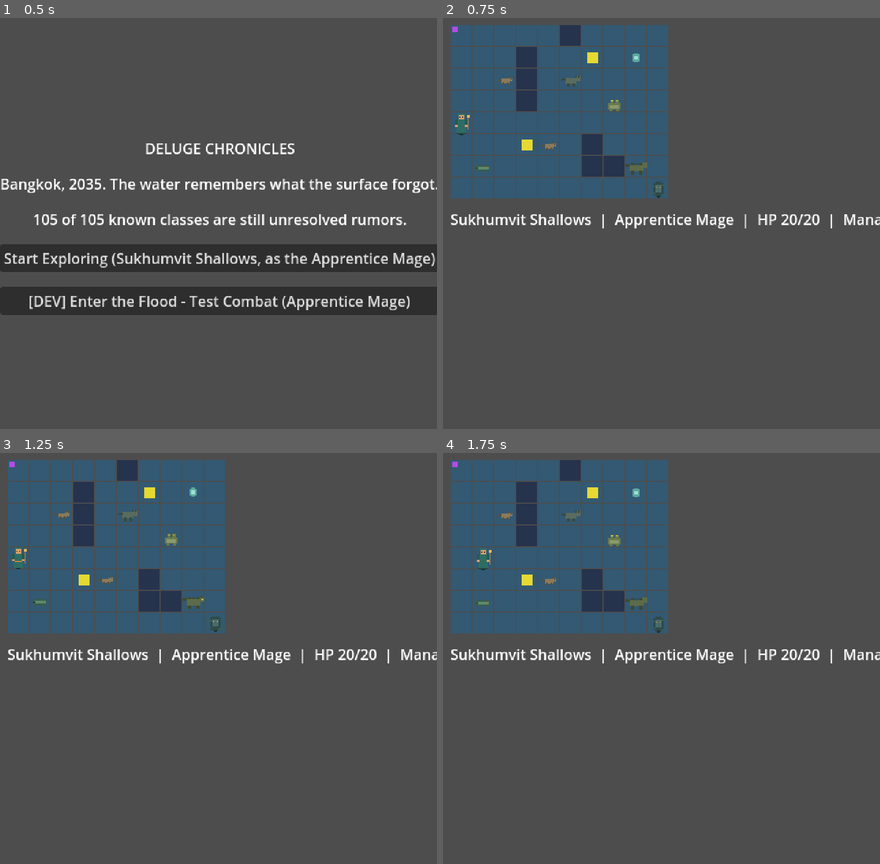
Above: before the commit, frames 1-4 (two rows, left to right).
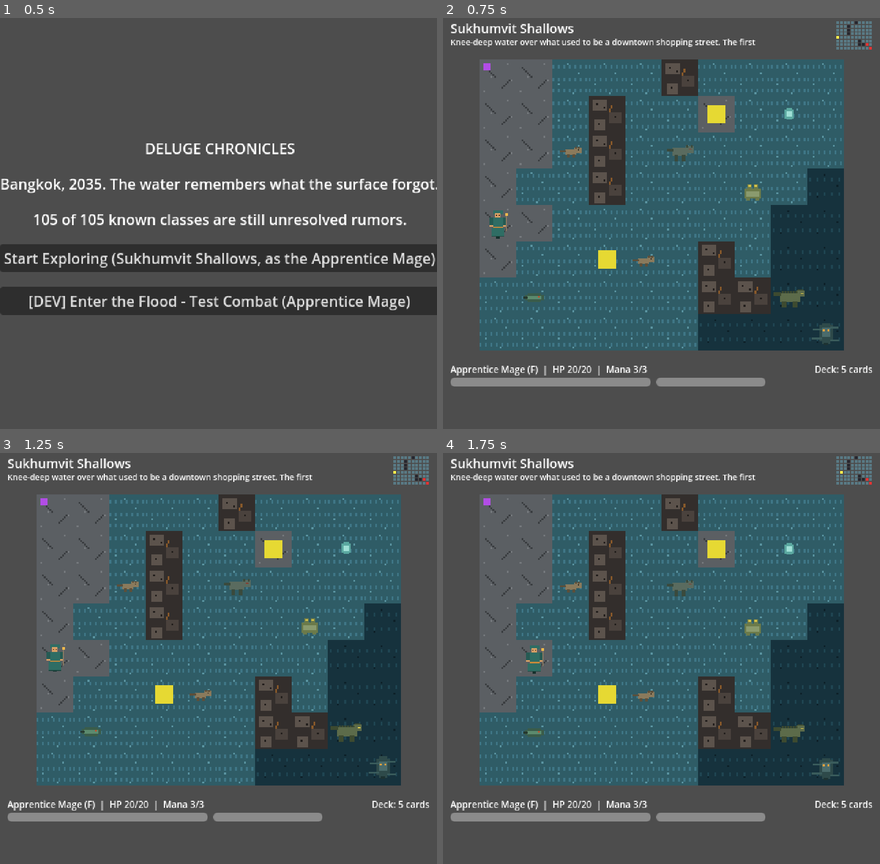
Above: after the commit, the same moments.

Repository: LupangSyS/PulseAI
Game: Godot game, scene res://scenes/main_menu.tscn
Two runs of this game, one before a commit and one after it. Both use one fixed random seed, a clock stepped at 60 frames per second and the inputs below.
Inputs:
- Up to frame 1 (0.5 s): no input
- Up to frame 2 (0.75 s): click "Start Exploring (Sukhumvit Sh…" at 0.5 s
- Up to frame 3 (1.25 s): no input
- Up to frame 4 (1.75 s): hold Right (ui_right) from 1.28 s (still down)

Frame 1 is identical in both runs. In frame 2, 58% of the frame differs, in the area x 1-100%, y 0-90%; in frame 3, 58%; in frame 4, 58%.

Commit message:
Add tile-based overworld rendering, piloted on Sukhumvit Shallows
First step of the RPG-Maker-style visual rebuild the user asked for:
original tile art and a real map/HUD, not literal assets from the
reference games (Final Fantasy/Zelda/RPG Maker), and piloted on one
zone before rolling out to the other 31 locations.

- tools/gen_tiles.py generates a 40x40 tileset (shallow water, deep
  water, wet pavement, rubble) using the same region-fill/real-alpha
  approach as the character sprite generator, themed to our own flooded
  Bangkok setting.
- scripts/util/tile_loader.gd builds a real Godot TileSet/TileMap from
  that tileset in code (no hand-authored .tscn resource).
- DistrictData gets a new `terrain` field (one legend string per row,
  purely cosmetic - collision still always comes from blocked_cells).
  Sukhumvit Shallows is the first district with a full 8-row layout:
  drier pavement near the entrance, shallow water as the base flood
  terrain, deeper water pooling toward the boss corner, rubble marking
  the actual blocked cells. Any district without `terrain` data (every
  other one right now) falls back to the original flat-color grid -
  same safe-fallback pattern used for sprites.
- Rebuilt the overworld HUD: a district name/description banner and a
  live minimap (dot-grid, player marker, red mini-boss/boss markers)
  top; HP/resource bars, deck-size counter, message log, and inventory
  row bottom. CELL_SIZE grew 24->40 and the grid's screen position is
  now computed per-district instead of a fixed offset.
- Fixed a real bug this surfaced: _build_grid()'s cleanup only called
  queue_free() (deferred), so a same-frame rebuild could briefly see
  stale children alongside new ones - now remove_child() runs first,
  same fix already applied to combat.gd's card tray.

Known gap, documented in GDD.md: no camera/scroll system yet, so a
district's grid must fit within the viewport - true for Sukhumvit
Shallows (10x8), not guaranteed for bigger districts. That's next
before giving the other 31 locations tile art.

Validated headlessly: the tile-rendering path, the flat-grid fallback
path (simulating a district with no terrain data), every HUD element's
on-screen bounds, and that movement/encounters/item pickup are
unaffected, on top of the full overworld<->combat end-to-end flow.

Co-Authored-By: Claude Sonnet 5 <noreply@anthropic.com>
Claude-Session: https://claude.ai/code/session_01P5dwagSojk6u8oWg1L4kN1

Diff:
--- a/data/districts.json
+++ b/data/districts.json
@@ -12,6 +12,16 @@
       [3, 1], [3, 2], [3, 3],
       [6, 5], [6, 6], [7, 6],
       [5, 0]
+    ],
+    "terrain": [
+      "ppsssrssss",
+      "ppsrsspsss",
+      "ppsrssssss",
+      "pssrsssssw",
+      "ppssssssww",
+      "psssssrsww",
+      "ssssssrrww",
+      "sssssswwww"
     ],
     "monster_spawns": [
       {"monster_id": "silt_rat", "cell": [2, 2], "respawn_seconds": 20},
--- a/scripts/data/district_data.gd
+++ b/scripts/data/district_data.gd
@@ -23,6 +23,15 @@
 var boss_spawn: Dictionary # {monster_id, cell:[x,y]} or {} if none
 var item_spawns: Array # Array[Dictionary] {item_id, cell:[x,y]}
 var events: Array # Array[Dictionary] {cell:[x,y], text, repeatable}
+
+## Optional visual terrain: one string per row (top to bottom), one
+## legend character per column - see overworld.gd's TERRAIN_LEGEND. Purely
+## cosmetic; collision always comes from blocked_cells regardless of what
+## a cell's terrain character says. Empty (the default for every district
+## that hasn't been authored yet) means "no tile art yet" and overworld.gd
+## falls back to its plain colored-grid rendering, the same fallback
+## pattern used for character/monster sprites.
+var terrain: Array # Array[String]
 
 static func from_dict(data: Dictionary) -> DistrictData:
 	var d := DistrictData.new()
@@ -55,4 +64,8 @@
 	for event in data.get("events", []):
 		d.events.append(event)
 
+	d.terrain = []
+	for row in data.get("terrain", []):
+		d.terrain.append(String(row))
+
 	return d
--- /dev/null
+++ b/scripts/overworld/minimap.gd
@@ -0,0 +1,45 @@
+class_name Minimap
+extends Control
+
+## A small top-down dot-grid of the current district: blocked cells dark,
+## open cells lighter, mini-boss/boss cells (while still present) marked
+## red, and the player a bright marker. Lets the player get their bearings
+## without a real camera/scroll system, which the overworld doesn't have
+## yet - see overworld.gd's doc comment on why grids bigger than the
+## viewport are a known follow-up, not solved here.
+
+const CELL_PX := 4
+
+var district: DistrictData
+var player_cell: Vector2i
+var marker_cells: Array[Vector2i] = []
+
+func setup(d: DistrictData) -> void:
+	district = d
+	custom_minimum_size = Vector2(d.grid_width * CELL_PX, d.grid_height * CELL_PX)
+
+func update_player(cell: Vector2i) -> void:
+	player_cell = cell
+	queue_redraw()
+
+func set_markers(cells: Array[Vector2i]) -> void:
+	marker_cells = cells
+	queue_redraw()
+
+func _draw() -> void:
+	if district == null:
+		return
+	for y in district.grid_height:
+		for x in district.grid_width:
+			var blocked := false
+			for b in district.blocked_cells:
+				if b[0] == x and b[1] == y:
+					blocked = true
+					break
+			var color: Color = Color(0.15, 0.15, 0.18) if blocked else Color(0.35, 0.48, 0.52)
+			draw_rect(Rect2(x * CELL_PX, y * CELL_PX, CELL_PX - 1, CELL_PX - 1), color)
+
+	for m in marker_cells:
+		draw_rect(Rect2(m.x * CELL_PX, m.y * CELL_PX, CELL_PX - 1, CELL_PX - 1), Color(0.9, 0.2, 0.2))
+
+	draw_rect(Rect2(player_cell.x * CELL_PX, player_cell.y * CELL_PX, CELL_PX - 1, CELL_PX - 1), Color(1.0, 0.95, 0.3))
--- a/scripts/overworld/overworld.gd
+++ b/scripts/overworld/overworld.gd
@@ -1,11 +1,22 @@
 extends Control
 
-## A district/dungeon/dimension explored as a simple fixed-size grid (no
-## hand-authored TileMap/TileSet resource - Godot's tile resource format is
-## intricate enough that hand-writing it correctly without the editor's
-## visual tool would be a real risk; a grid of plain ColorRects is far
-## safer to get right blind and is exactly as functionally testable).
+## A district/dungeon/dimension explored as a simple fixed-size grid.
 ## Movement is grid-step (one cell per key press), not free/continuous.
+##
+## Ground rendering has two paths: if the district defines `terrain`
+## (DistrictData.terrain - a legend string per row, see TERRAIN_LEGEND
+## below), it's drawn as a real TileMap using the generated flood-city
+## tileset (tools/gen_tiles.py / TileLoader). If not, it falls back to the
+## original plain colored-rect-per-cell rendering - the same "safe
+## fallback for content that hasn't been authored yet" pattern used for
+## character/monster sprites. Collision is always driven by
+## blocked_cells regardless of which rendering path is active or what a
+## cell's terrain character says - terrain is purely cosmetic.
+##
+## Known limitation: there's no camera/scroll system yet, so a district
+## much bigger than the viewport (480x460 minus the HUD bands) will run
+## off the edges. Sukhumvit Shallows (10x8) fits; this needs solving
+## before bigger districts get tile art. Flagged in GDD.md's roadmap.
 ##
 ## All state that needs to survive the Overworld <-> Combat scene
 ## transition (change_scene_to_file destroys this scene entirely) lives on
@@ -19,16 +30,31 @@
 ## can be driven directly from a test script exactly like combat.gd's
 ## _on_card_pressed, without needing to simulate real input events.
 
-const CELL_SIZE := 24
-const GRID_OFFSET := Vector2(8, 8)
+const CELL_SIZE := 40
+const TOP_HUD_HEIGHT := 46
+const BOTTOM_HUD_HEIGHT := 80
+const VIEWPORT_WIDTH := 480
+const VIEWPORT_HEIGHT := 460
 const DEFAULT_DISTRICT_ID := "sukhumvit_shallows"
 const DEFAULT_CLASS_ID := "mage_f"
-const PLAYER_SPRITE_SCALE := 0.875 # native sprites are 32px; displays ~28px
-const MONSTER_SPRITE_SCALE := 0.75 # ~24px, matches CELL_SIZE
+const PLAYER_SPRITE_SCALE := 1.1 # native sprites are 32px; ~35px in a 40px cell
+const MONSTER_SPRITE_SCALE := 1.05
+
+## Purely cosmetic terrain legend -> TileLoader tile name. Any character
+## not in this map (or a district with no `terrain` at all) falls back to
+## the flat-color grid. Blocked cells always render as "rubble" regardless
+## of their terrain character - see _tile_name_for_cell.
+const TERRAIN_LEGEND := {
+	"s": "shallow_water",
+	"w": "deep_water",
+	"p": "wet_pavement",
+	"r": "rubble",
+}
 
 var district_id: String
 var district: DistrictData
 var player_cell: Vector2i
+var grid_offset: Vector2
 
 var active_monster_spawns: Dictionary = {} # spawn_key -> {monster_id, cell, respawn_seconds, is_unique}
 var active_items: Dictionary = {} # spawn_key -> {item_id, cell}
@@ -39,7 +65,14 @@
 
 var grid_root: Node2D
 var player_visual: Node
-var status_label: Label
+var minimap: Minimap
+
+var name_label: Label
+var desc_label: Label
+var player_stat_label: Label
+var hp_bar: ProgressBar
+var resource_bar: ProgressBar
+var deck_label: Label
 var log_label: RichTextLabel
 var inventory_container: HBoxContainer
 
@@ -51,6 +84,10 @@
 	RunState.pending_district_id = district_id
 	district = GameData.get_district(district_id)
 	player_cell = Vector2i(district.entrance_cell[0], district.entrance_cell[1])
+	grid_offset = Vector2(
+		(VIEWPORT_WIDTH - district.grid_width * CELL_SIZE) / 2.0,
+		TOP_HUD_HEIGHT,
+	)
 
 	_build_ui()
 
@@ -71,39 +108,109 @@
 	grid_root = Node2D.new()
 	add_child(grid_root)
 
-	var side_panel := VBoxContainer.new()
-	side_panel.position = Vector2(GRID_OFFSET.x, 210)
-	side_panel.size = Vector2(464, 60)
-	side_panel.add_theme_constant_override("separation", 4)
-	add_child(side_panel)
-
-	status_label = Label.new()
-	side_panel.add_child(status_label)
+	# --- Top band: district name/description banner (left) + minimap (right).
+	name_label = Label.new()
+	name_label.position = Vector2(8, 2)
+	name_label.add_theme_font_size_override("font_size", 14)
+	add_child(name_label)
+
+	desc_label = Label.new()
+	desc_label.position = Vector2(8, 20)
+	desc_label.size = Vector2(340, 18)
+	desc_label.add_theme_font_size_override("font_size", 9)
+	desc_label.autowrap_mode = TextServer.AUTOWRAP_WORD_SMART
+	desc_label.clip_text = true
+	add_child(desc_label)
+
+	minimap = Minimap.new()
+	minimap.setup(district)
+	minimap.position = Vector2(VIEWPORT_WIDTH - minimap.custom_minimum_size.x - 8, 4)
+	add_child(minimap)
+
+	# --- Bottom band: name/rank + deck count, HP/resource bars, log, items.
+	var bottom := VBoxContainer.new()
+	bottom.position = Vector2(8, VIEWPORT_HEIGHT - BOTTOM_HUD_HEIGHT)
+	bottom.size = Vector2(VIEWPORT_WIDTH - 16, BOTTOM_HUD_HEIGHT - 4)
+	bottom.add_theme_constant_override("separation", 2)
+	add_child(bottom)
+
+	var top_row := HBoxContainer.new()
+	bottom.add_child(top_row)
+	player_stat_label = Label.new()
+	player_stat_label.add_theme_font_size_override("font_size", 10)
+	player_stat_label.size_flags_horizontal = Control.SIZE_EXPAND_FILL
+	top_row.add_child(player_stat_label)
+	deck_label = Label.new()
+	deck_label.add_theme_font_size_override("font_size", 10)
+	deck_label.horizontal_alignment = HORIZONTAL_ALIGNMENT_RIGHT
+	top_row.add_child(deck_label)
+
+	var bars_row := HBoxContainer.new()
+	bars_row.add_theme_constant_override("separation", 6)
+	bottom.add_child(bars_row)
+	hp_bar = ProgressBar.new()
+	hp_bar.custom_minimum_size = Vector2(220, 10)
+	hp_bar.show_percentage = false
+	bars_row.add_child(hp_bar)
+	resource_bar = ProgressBar.new()
+	resource_bar.custom_minimum_size = Vector2(120, 10)
+	resource_bar.show_percentage = false
+	bars_row.add_child(resource_bar)
 
 	log_label = RichTextLabel.new()
-	log_label.custom_minimum_size = Vector2(0, 24)
+	log_label.custom_minimum_size = Vector2(0, 18)
 	log_label.bbcode_enabled = true
-	side_panel.add_child(log_label)
+	log_label.add_theme_font_size_override("normal_font_size", 10)
+	bottom.add_child(log_label)
 
 	inventory_container = HBoxContainer.new()
-	inventory_container.add_theme_constant_override("separation", 6)
-	side_panel.add_child(inventory_container)
+	inventory_container.add_theme_constant_override("separation", 4)
+	bottom.add_child(inventory_container)
 
 func _build_grid() -> void:
+	# remove_child (synchronous) before queue_free (deferred delete) so a
+	# same-frame rebuild doesn't briefly see stale children alongside the
+	# new ones - see combat.gd's card_grid refresh for the same fix.
 	for child in grid_root.get_children():
+		grid_root.remove_child(child)
 		child.queue_free()
 
+	if not district.terrain.is_empty() and TileLoader.has_tileset():
+		_build_tile_grid()
+	else:
+		_build_flat_grid()
+
+	player_visual = SpriteLoader.build_sprite(RunState.player_class_id, "character", Color(1, 1, 1), Vector2(CELL_SIZE - 6, CELL_SIZE - 6), PLAYER_SPRITE_SCALE)
+	grid_root.add_child(player_visual)
+
+func _tile_name_for_cell(cell: Vector2i) -> String:
+	if _is_blocked(cell):
+		return "rubble"
+	var row: String = district.terrain[cell.y] if cell.y < district.terrain.size() else ""
+	var ch: String = row[cell.x] if cell.x < row.length() else "s"
+	return TERRAIN_LEGEND.get(ch, "shallow_water")
+
+func _build_tile_grid() -> void:
+	var tile_map := TileMap.new()
+	tile_map.position = grid_offset
+	tile_map.texture_filter = CanvasItem.TEXTURE_FILTER_NEAREST
+	tile_map.tile_set = TileLoader.build_tileset()
+	for y in district.grid_height:
+		for x in district.grid_width:
+			var cell := Vector2i(x, y)
+			var atlas: Vector2i = TileLoader.atlas_coords_for(_tile_name_for_cell(cell))
+			tile_map.set_cell(0, cell, 0, atlas)
+	grid_root.add_child(tile_map)
+
+func _build_flat_grid() -> void:
 	for y in district.grid_height:
 		for x in district.grid_width:
 			var cell := Vector2i(x, y)
 			var rect := ColorRect.new()
 			rect.size = Vector2(CELL_SIZE - 1, CELL_SIZE - 1)
-			rect.position = GRID_OFFSET + Vector2(x * CELL_SIZE, y * CELL_SIZE)
+			rect.position = grid_offset + Vector2(x * CELL_SIZE, y * CELL_SIZE)
 			rect.color = Color(0.15, 0.2, 0.3) if _is_blocked(cell) else Color(0.2, 0.35, 0.45)
 			grid_root.add_child(rect)
-
-	player_visual = SpriteLoader.build_sprite(RunState.player_class_id, "character", Color(1, 1, 1), Vector2(CELL_SIZE - 6, CELL_SIZE - 6), PLAYER_SPRITE_SCALE)
-	grid_root.add_child(player_visual)
 
 func _cell_key(cell) -> String:
 	if cell is Vector2i:
@@ -111,7 +218,7 @@
 	return "%d_%d" % [cell[0], cell[1]]
 
 func _cell_to_pixel(cell: Vector2i) -> Vector2:
-	return GRID_OFFSET + Vector2(cell.x * CELL_SIZE, cell.y * CELL_SIZE)
+	return grid_offset + Vector2(cell.x * CELL_SIZE, cell.y * CELL_SIZE)
 
 func _is_blocked(cell: Vector2i) -> bool:
 	for b in district.blocked_cells:
@@ -165,6 +272,16 @@
 			continue
 		_create_event_visual(key, event)
 
+	_refresh_minimap_markers()
+
+func _refresh_minimap_markers() -> void:
+	var markers: Array[Vector2i] = []
+	for key in [_cell_key(district.miniboss_spawn.get("cell", [-1, -1])), _cell_key(district.boss_spawn.get("cell", [-1, -1]))]:
+		if active_monster_spawns.has(key):
+			var cell: Array = active_monster_spawns[key]["cell"]
+			markers.append(Vector2i(cell[0], cell[1]))
+	minimap.set_markers(markers)
+
 func _spawn_is_dead(state: Dictionary, key: String) -> bool:
 	if not state["defeated_spawns"].has(key):
 		return false
@@ -180,7 +297,7 @@
 		fallback_color = Color(0.6, 0.1, 0.5)
 	elif monster != null and monster.is_miniboss:
 		fallback_color = Color(0.9, 0.5, 0.1)
-	var visual := SpriteLoader.build_sprite(entry["monster_id"], "monster", fallback_color, Vector2(CELL_SIZE - 8, CELL_SIZE - 8), MONSTER_SPRITE_SCALE)
+	var visual := SpriteLoader.build_sprite(entry["monster_id"], "monster", fallback_color, Vector2(CELL_SIZE - 10, CELL_SIZE - 10), MONSTER_SPRITE_SCALE)
 	grid_root.add_child(visual)
 	_position_visual_at_cell(visual, Vector2i(entry["cell"][0], entry["cell"][1]))
 	monster_visuals[key] = visual
@@ -198,23 +315,25 @@
 
 func _create_item_visual(key: String, spawn: Dictionary) -> void:
 	var rect := ColorRect.new()
-	rect.size = Vector2(CELL_SIZE - 12, CELL_SIZE - 12)
+	rect.size = Vector2(CELL_SIZE - 20, CELL_SIZE - 20)
 	rect.color = Color(0.9, 0.85, 0.2)
-	rect.position = _cell_to_pixel(Vector2i(spawn["cell"][0], spawn["cell"][1])) + Vector2(6, 6)
+	rect.position = _cell_to_pixel(Vector2i(spawn["cell"][0], spawn["cell"][1])) + Vector2(10, 10)
 	grid_root.add_child(rect)
 	item_visuals[key] = rect
 
 func _create_event_visual(key: String, event: Dictionary) -> void:
 	var rect := ColorRect.new()
-	rect.size = Vector2(6, 6)
+	rect.size = Vector2(8, 8)
 	rect.color = Color(0.7, 0.3, 0.9)
-	rect.position = _cell_to_pixel(Vector2i(event["cell"][0], event["cell"][1])) + Vector2(2, 2)
+	rect.position = _cell_to_pixel(Vector2i(event["cell"][0], event["cell"][1])) + Vector2(4, 4)
 	grid_root.add_child(rect)
 	event_visuals[key] = rect
 
 func _update_player_visual() -> void:
 	if player_visual != null:
 		_position_visual_at_cell(player_visual, player_cell)
+	if minimap != null:
+		minimap.update_player(player_cell)
 
 func _unhandled_input(event: InputEvent) -> void:
 	if event.is_action_pressed("ui_up"):
@@ -334,6 +453,8 @@
 				active_monster_spawns[key] = entry
 				_create_monster_visual(key, entry)
 				break
+	if not newly_alive.is_empty():
+		_refresh_minimap_markers()
 
 func _use_item(item_id: String) -> void:
 	if not RunState.inventory.has(item_id) or RunState.inventory[item_id] <= 0:
@@ -353,11 +474,24 @@
 
 func _refresh_status() -> void:
 	var p: Combatant = RunState.player
-	status_label.text = "%s  |  %s  |  HP %d/%d  |  %s %d/%d" % [
-		district.display_name, p.display_name, p.hp, p.max_hp, p.resource_name, p.resource, p.max_resource,
+	var cls := GameData.get_class_by_id(RunState.player_class_id)
+
+	name_label.text = district.display_name
+	desc_label.text = district.description
+
+	player_stat_label.text = "%s (%s)  |  HP %d/%d  |  %s %d/%d" % [
+		p.display_name, cls.rank if cls != null else "?",
+		p.hp, p.max_hp, p.resource_name, p.resource, p.max_resource,
 	]
+	deck_label.text = "Deck: %d cards" % (cls.deck.size() if cls != null else 0)
+
+	hp_bar.max_value = p.max_hp
+	hp_bar.value = p.hp
+	resource_bar.max_value = max(p.max_resource, 1)
+	resource_bar.value = p.resource
 
 	for child in inventory_container.get_children():
+		inventory_container.remove_child(child)
 		child.queue_free()
 	for item_id in RunState.inventory.keys():
 		var count: int = RunState.inventory[item_id]
@@ -367,6 +501,7 @@
 		if item == null:
 			continue
 		var button := Button.new()
+		button.add_theme_font_size_override("font_size", 9)
 		button.text = "%s x%d" % [item.display_name, count]
 		if item.effect != "":
 			button.pressed.connect(_use_item.bind(item_id))
--- /dev/null
+++ b/scripts/util/tile_loader.gd
@@ -0,0 +1,37 @@
+class_name TileLoader
+extends RefCounted
+
+## Builds the shared flood-city overworld TileSet (assets/tiles/
+## flood_tileset.png, generated by tools/gen_tiles.py) on demand. Tile
+## order/names must match TILE_ORDER in that script.
+##
+## Districts opt into tile rendering by having a non-empty `terrain` array
+## (see DistrictData); overworld.gd falls back to its plain colored-grid
+## rendering for any district without one, same fallback pattern as
+## SpriteLoader for character/monster art.
+
+const TILESET_PATH := "res://assets/tiles/flood_tileset.png"
+const TILE_SIZE := 40
+const TILE_NAMES := ["shallow_water", "deep_water", "wet_pavement", "rubble"]
+
+static func has_tileset() -> bool:
+	return ResourceLoader.exists(TILESET_PATH)
+
+static func build_tileset() -> TileSet:
+	var tile_set := TileSet.new()
+	tile_set.tile_size = Vector2i(TILE_SIZE, TILE_SIZE)
+
+	var source := TileSetAtlasSource.new()
+	source.texture = load(TILESET_PATH)
+	source.texture_region_size = Vector2i(TILE_SIZE, TILE_SIZE)
+	for i in TILE_NAMES.size():
+		source.create_tile(Vector2i(i, 0))
+
+	tile_set.add_source(source, 0)
+	return tile_set
+
+static func atlas_coords_for(tile_name: String) -> Vector2i:
+	var idx: int = TILE_NAMES.find(tile_name)
+	if idx == -1:
+		idx = 0
+	return Vector2i(idx, 0)
Binary file added: assets/tiles/flood_tileset.png
Not shown, added: assets/tiles/flood_tileset.png.import
Not shown, changed: GDD.md
Not shown, changed: README.md
Not shown, added: tools/gen_tiles.py
